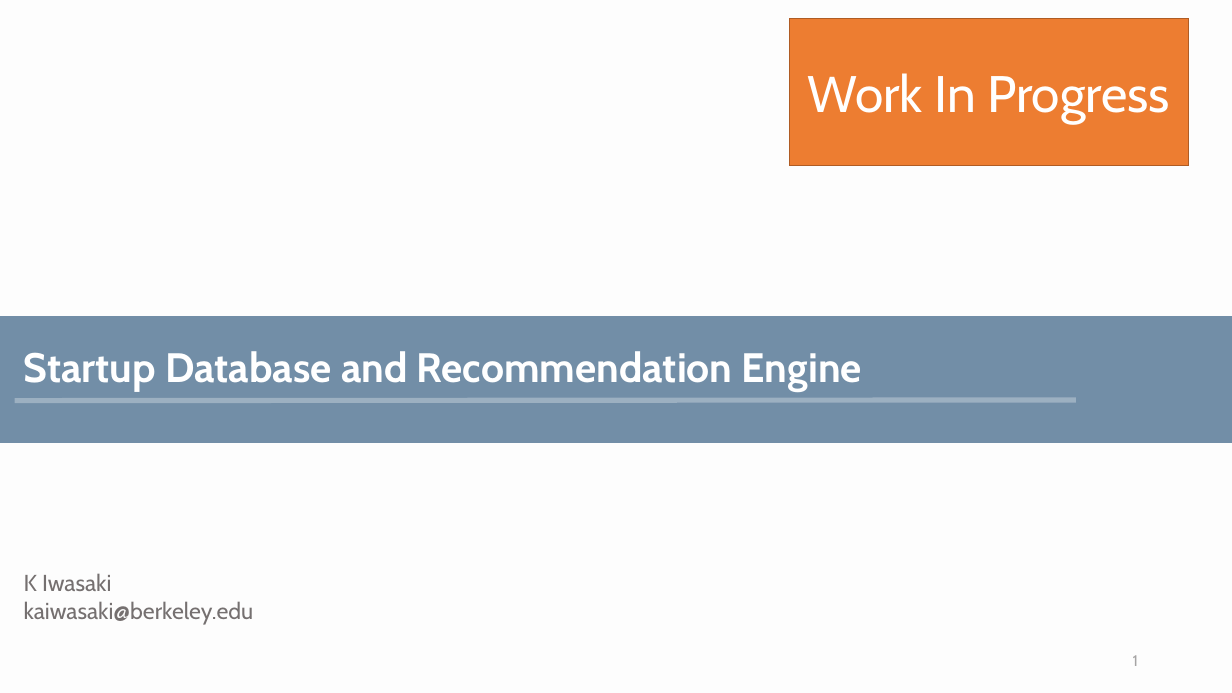
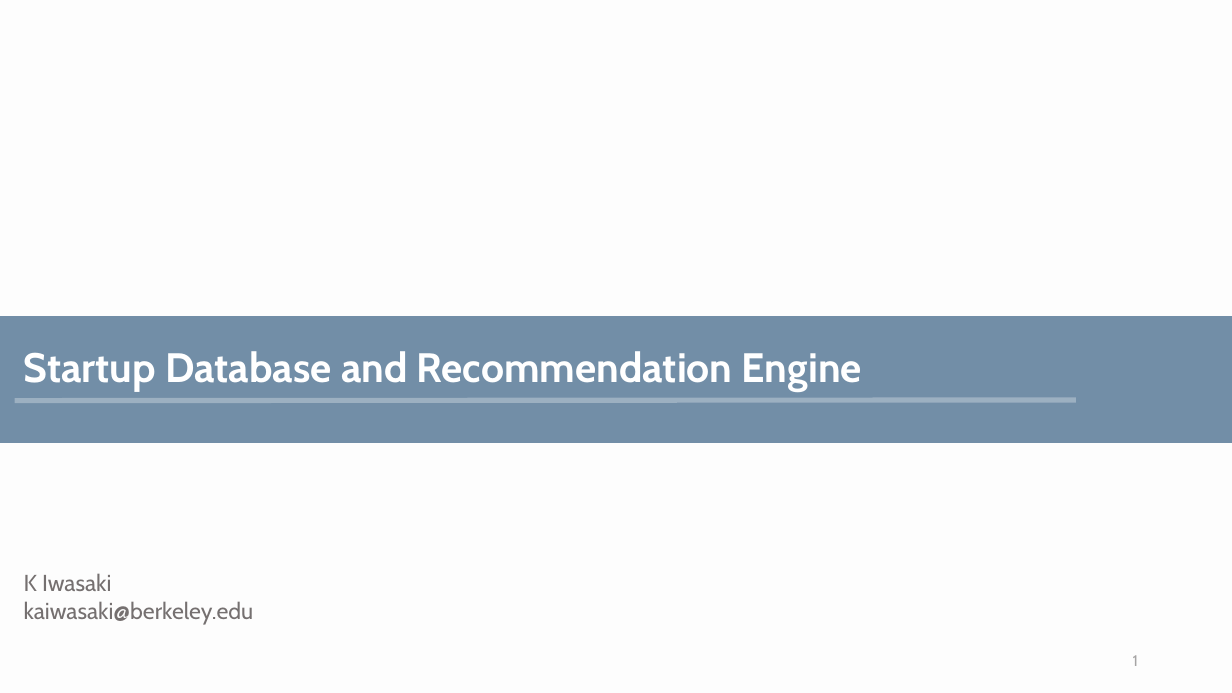
Before and after one commit to K-AlfredIwasaki/job_hunting_made_easy, a slide deck: slide 1 of startup_db_recommendation.pptx. Drawn at 1232x693 pixels with LibreOffice and Linux fonts; fonts in the diff are those of the drawing. Boxes give left, top, right and bottom in pixels: in the first picture for what was removed or moved away, otherwise in the second. Text is boxed around its words. In the diff, an @@ line names an element or a change of style, - is before the commit and + after.

```diff
--- a/startup_db_recommendation.pptx
+++ b/startup_db_recommendation.pptx
@@ rectangle removed at <box>789,18,1189,165</box> @@
-Work In Progress
```
Also in this commit, not shown: 8 other slides changed, 2 slides removed, 4 other files.
